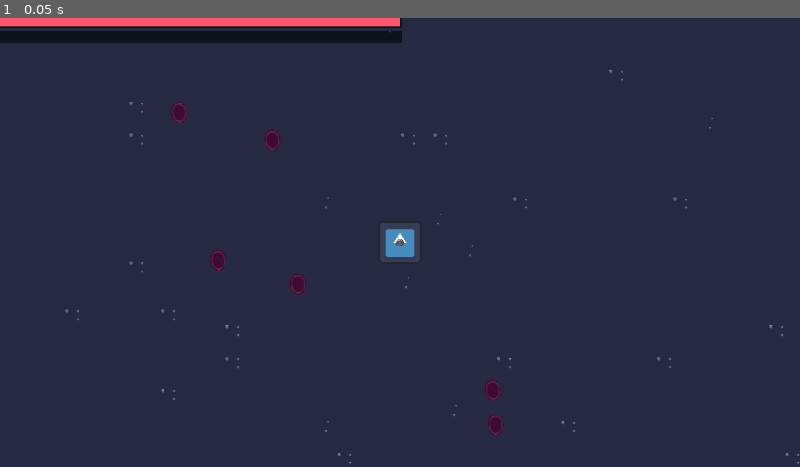
Above: before the commit, frame 1.
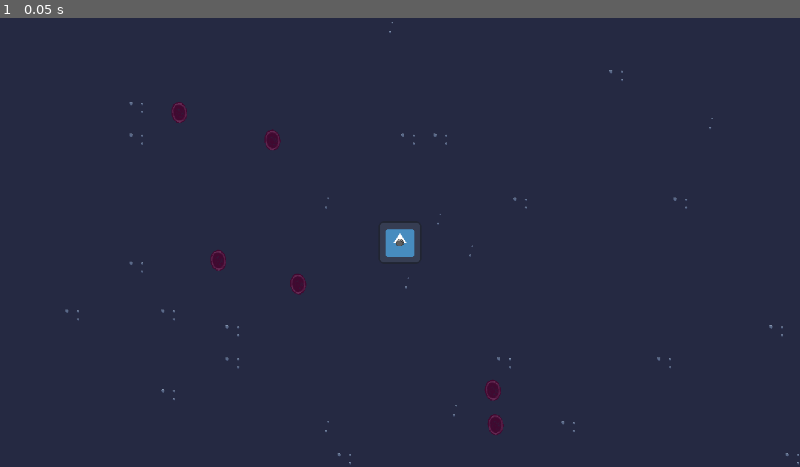
Above: after the commit, the same moment.

Repository: DevHatemAlDouh/Onga_bonga
Game: Godot game, scene res://World/scenes/world_singlplayer.tscn
Two runs of this game, one before a commit and one after it. Both use one fixed random seed, a clock stepped at 60 frames per second and the inputs below. This scene is started directly instead of the project's main scene. The engine's default icon, where the game draws it, is replaced by a stand-in: a white triangle on a blue panel in a dark square.
Inputs:
- Up to frame 1 (0.05 s): no input

The runs differ from the first frame. In frame 1, 2.5% of the frame differs, in the area x 0-51%, y 0-6%.
Error in both runs: Cannot call method 'get_children' on a null value. (res://Player/player.gd:30)

Commit message:
xp is good
let the amount of xp spawn with the xp orb not from the server

if you want to spawn a large amount of xp just make multiple xp orb

Diff:
--- a/Components/Scripts/XP_Orb.gd
+++ b/Components/Scripts/XP_Orb.gd
@@ -4,6 +4,9 @@
 signal free_me
 
 var Xp: float
+
+func _ready() -> void:
+	Xp = randf_range(1,5)
 
 func set_xp(value:float):
 	Xp = value
@@ -13,12 +16,13 @@
 
 func depleted():
 	free_me.emit()
+
 func distance_formula(me:Vector2,target:Vector2):
 	var distance = sqrt((me.x - target.x)**2 + (me.y - target.y)**2)
 	return distance
 
 func makepath():
-	var Players = get_parent().get_parent().find_child("Players").get_children()
+	var Players = get_tree().get_nodes_in_group("Player")
 	var Nerast_player : Vector2
 	var shotrest_distance = 100000
 	for i in Players.size():
--- a/Components/Scripts/hurtbox.gd
+++ b/Components/Scripts/hurtbox.gd
@@ -1,7 +1,7 @@
 class_name HurtBox
 extends Area2D
 
-signal received_damage(damage: int)
+
 signal got_hit
 
 
@@ -17,4 +17,3 @@
 			if get_parent().get_parent().name != hitbox.get_parent().get_parent().get_parent().name:
 				got_hit.emit()
 				health.health -= hitbox.damage
-				received_damage.emit(hitbox.damage)
--- a/Enemy/potato-001/001.gd
+++ b/Enemy/potato-001/001.gd
@@ -1,7 +1,6 @@
 extends CharacterBody2D
 
 const Speed = 200
-@onready var Xp = preload("uid://dh4wshijexd47")
 
 @onready var nav_agent := $NavigationAgent2D as NavigationAgent2D
 
@@ -40,29 +39,16 @@
 func _on_timer_timeout() -> void:
 	makepath()
 
-
-func xp():
-	var Xp_orb = Xp.instantiate()
-	Xp_orb.set_xp(3)
-	Xp_orb.set_deferred("global_position",global_position)
-	await get_tree().process_frame
-	return Xp_orb
-
-
 func _on_health_health_depleted() -> void:
 	if is_multiplayer_authority():
 		Not_live.emit()
-		get_parent().get_parent().get_node("XP").add_child(await xp(),true)
 		queue_free()
-
 
 func _on_hurt_box_got_hit() -> void:
 	if is_multiplayer_authority():
 		$AnimatedSprite2D.modulate = "#808080"
 		$"Got hit".start()
 
-
-
 func _on_got_hit_timeout() -> void:
 	if is_multiplayer_authority():
 		$AnimatedSprite2D.modulate = "#ffffff"
--- a/Player/player.gd
+++ b/Player/player.gd
@@ -19,8 +19,8 @@
 func _ready() -> void:
 	if is_multiplayer_authority():
 		camera_2d.make_current()
-	#else:
-		#ui.hide()
+	else:
+		ui.hide()
 
 func distance_formula(me:Vector2,target:Vector2):
 	var distance = sqrt((me.x - target.x)**2 + (me.y - target.y)**2)
--- a/Player/player.tscn
+++ b/Player/player.tscn
@@ -42,6 +42,7 @@
 [node name="Health" type="Node" parent="."]
 script = ExtResource("3_gwnis")
 max_health = 10
+immortality = true
 metadata/_custom_type_script = "uid://tscn7y28rhmh"
 
 [node name="XP" type="Node" parent="."]
--- a/World/script/xp_spawner.gd
+++ b/World/script/xp_spawner.gd
@@ -7,7 +7,6 @@
 
 func spawn_xp(enemy):
 	var xp = XP_ORB.instantiate()
-	xp.set_xp(3)
 	xp.global_position = enemy.global_position
 	xp.name = str(randi())
 	get_node(spawn_path).add_child.call_deferred(xp,true)
